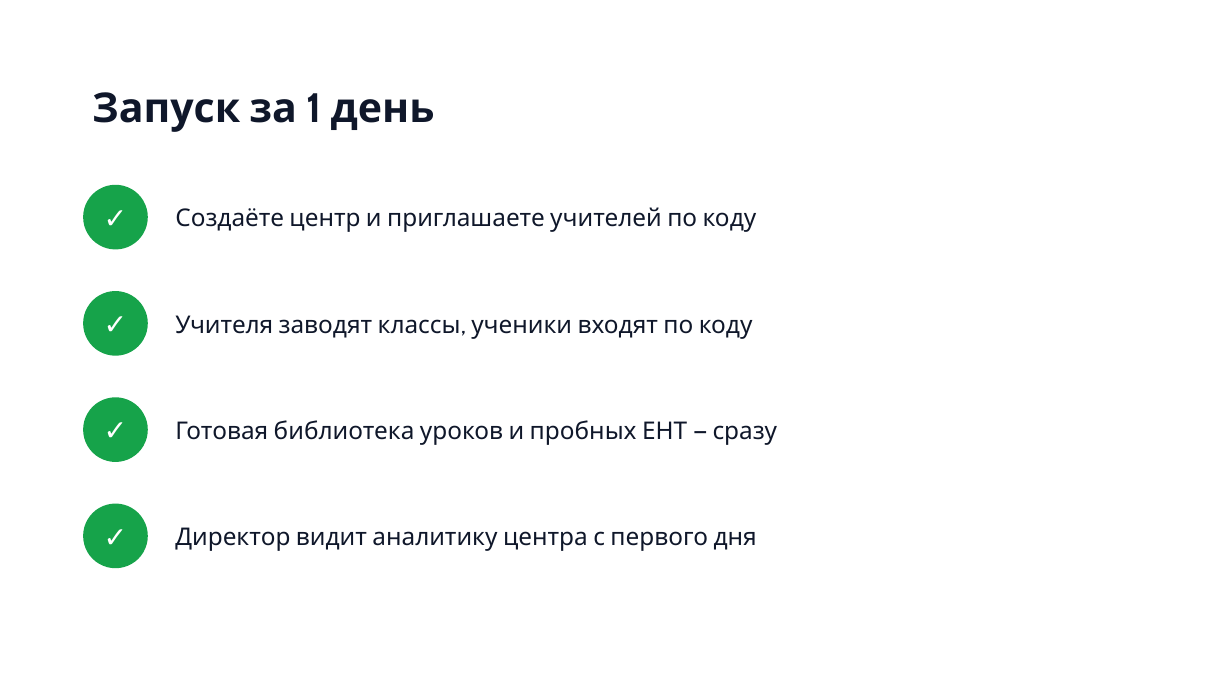
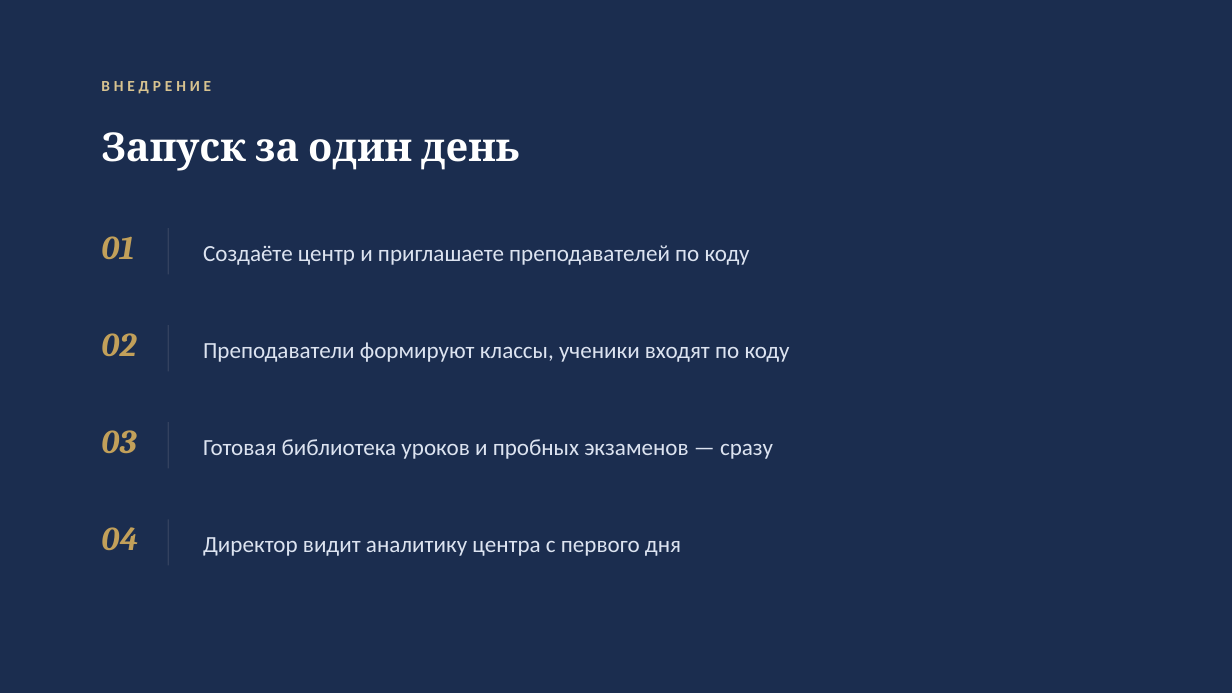
Before and after one commit to alibekovakarakat5-png/study_hub_Karakat, a slide deck: slide 9 of docs/pitch/StudyHub-Pitch-RU.pptx. Drawn at 1232x693 pixels with LibreOffice and Linux fonts; fonts in the diff are those of the drawing. Boxes give left, top, right and bottom in pixels: in the first picture for what was removed or moved away, otherwise in the second. Text is boxed around its words. In the diff, an @@ line names an element or a change of style, - is before the commit and + after.

```diff
--- a/docs/pitch/StudyHub-Pitch-RU.pptx
+++ b/docs/pitch/StudyHub-Pitch-RU.pptx
@@ background #FFFFFF to #1B2D4F @@
@@ text added at (x1=101, y1=81, x2=211, y2=94), 12 pt, text #D8C390, bold @@
+ВНЕДРЕНИЕ
@@ text at (x1=101, y1=132, x2=520, y2=171): text changed; size 32 to 31 pt; font Cabin to Cambria; text colour #0F172A to #FFFFFF @@
-Запуск за 1 день
+Запуск за один день
@@ ellipse removed at (x1=83, y1=185, x2=148, y2=250) @@
@@ text at (x1=101, y1=236, x2=134, y2=259): text changed; size 22 to 26 pt; font Cabin to Cambria; text colour #FFFFFF to #C2A05A; italic on @@
-✓
+01
@@ line added from (168, 228) to (168, 274), #33415F 1 pt @@
@@ text at (x1=203, y1=245, x2=750, y2=265): text changed; size 19 to 18 pt; font Cabin to Calibri; text colour #0F172A to #DCE3F0 @@
-Создаёте центр и приглашаете учителей по коду
+Создаёте центр и приглашаете преподавателей по коду
@@ ellipse removed at (x1=83, y1=291, x2=148, y2=356) @@
@@ line added from (168, 325) to (168, 372), #33415F 1 pt @@
@@ text at (x1=101, y1=333, x2=136, y2=356): text changed; size 22 to 26 pt; font Cabin to Cambria; text colour #FFFFFF to #C2A05A; italic on @@
-✓
+02
@@ text at (x1=203, y1=342, x2=790, y2=362): text changed; size 19 to 18 pt; font Cabin to Calibri; text colour #0F172A to #DCE3F0 @@
-Учителя заводят классы, ученики входят по коду
+Преподаватели формируют классы, ученики входят по коду
@@ ellipse removed at (x1=83, y1=397, x2=148, y2=462) @@
@@ text at (x1=101, y1=430, x2=136, y2=453): text changed; size 22 to 26 pt; font Cabin to Cambria; text colour #FFFFFF to #C2A05A; italic on @@
-✓
+03
@@ line added from (168, 422) to (168, 469), #33415F 1 pt @@
@@ text at (x1=203, y1=439, x2=773, y2=459): text changed; size 19 to 18 pt; font Cabin to Calibri; text colour #0F172A to #DCE3F0 @@
-Готовая библиотека уроков и пробных ЕНТ — сразу
+Готовая библиотека уроков и пробных экзаменов — сразу
@@ ellipse removed at (x1=83, y1=504, x2=148, y2=568) @@
@@ text at (x1=101, y1=527, x2=138, y2=550): text changed; size 22 to 26 pt; font Cabin to Cambria; text colour #FFFFFF to #C2A05A; italic on @@
-✓
+04
@@ line added from (168, 519) to (168, 566), #33415F 1 pt @@
@@ text "Директор видит аналитику центра с ..." moved from (x1=175, y1=527, x2=757, y2=551) to (x1=203, y1=537, x2=681, y2=556) @@
@@ text "Директор видит аналитику центра с ..." at (x1=203, y1=537, x2=681, y2=556): size 19 to 18 pt, font Cabin to Calibri, text colour #0F172A to #DCE3F0 @@
```
Also in this commit, not shown: 9 other slides changed, 1 slide added, 1 slide removed, 5 other files.
